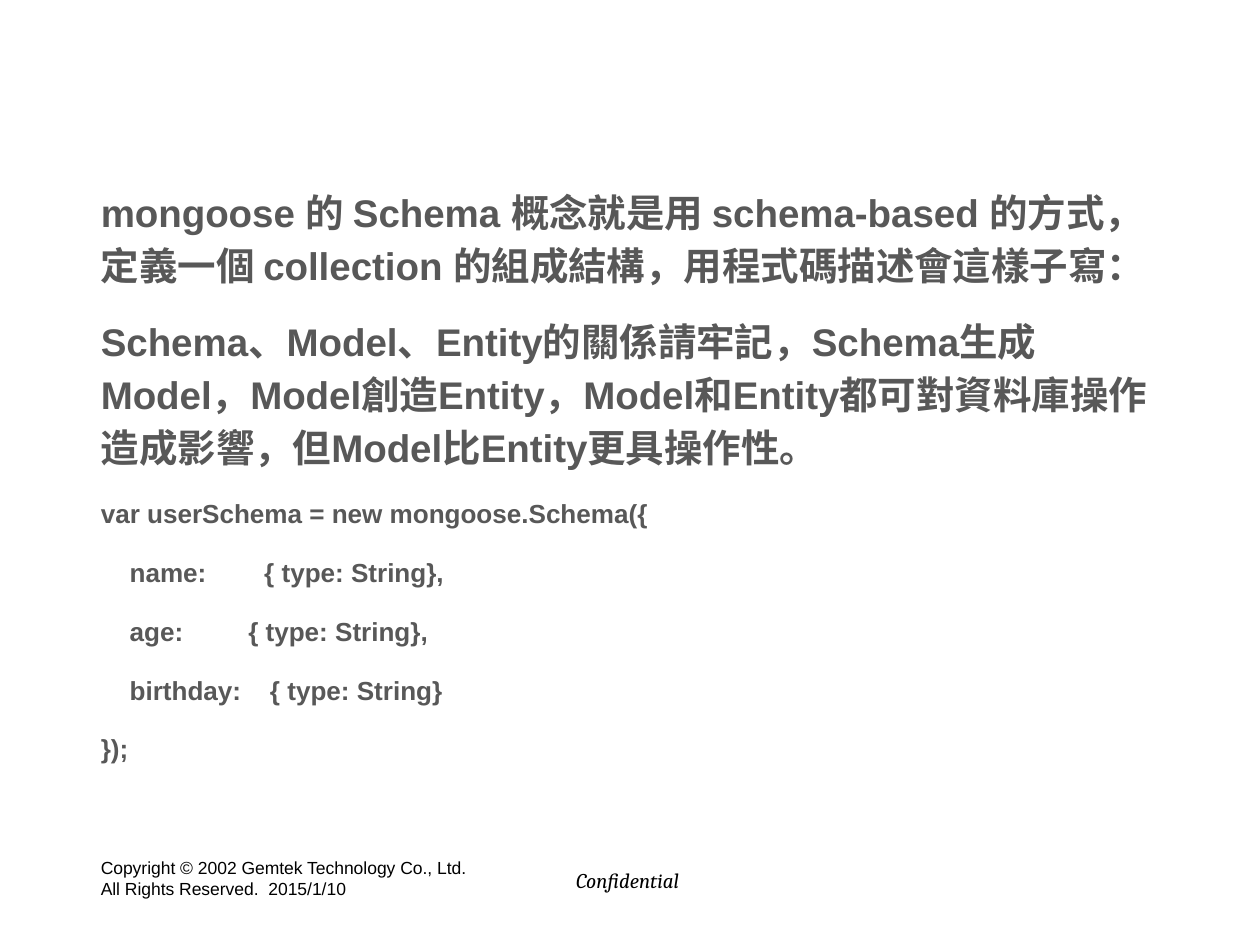
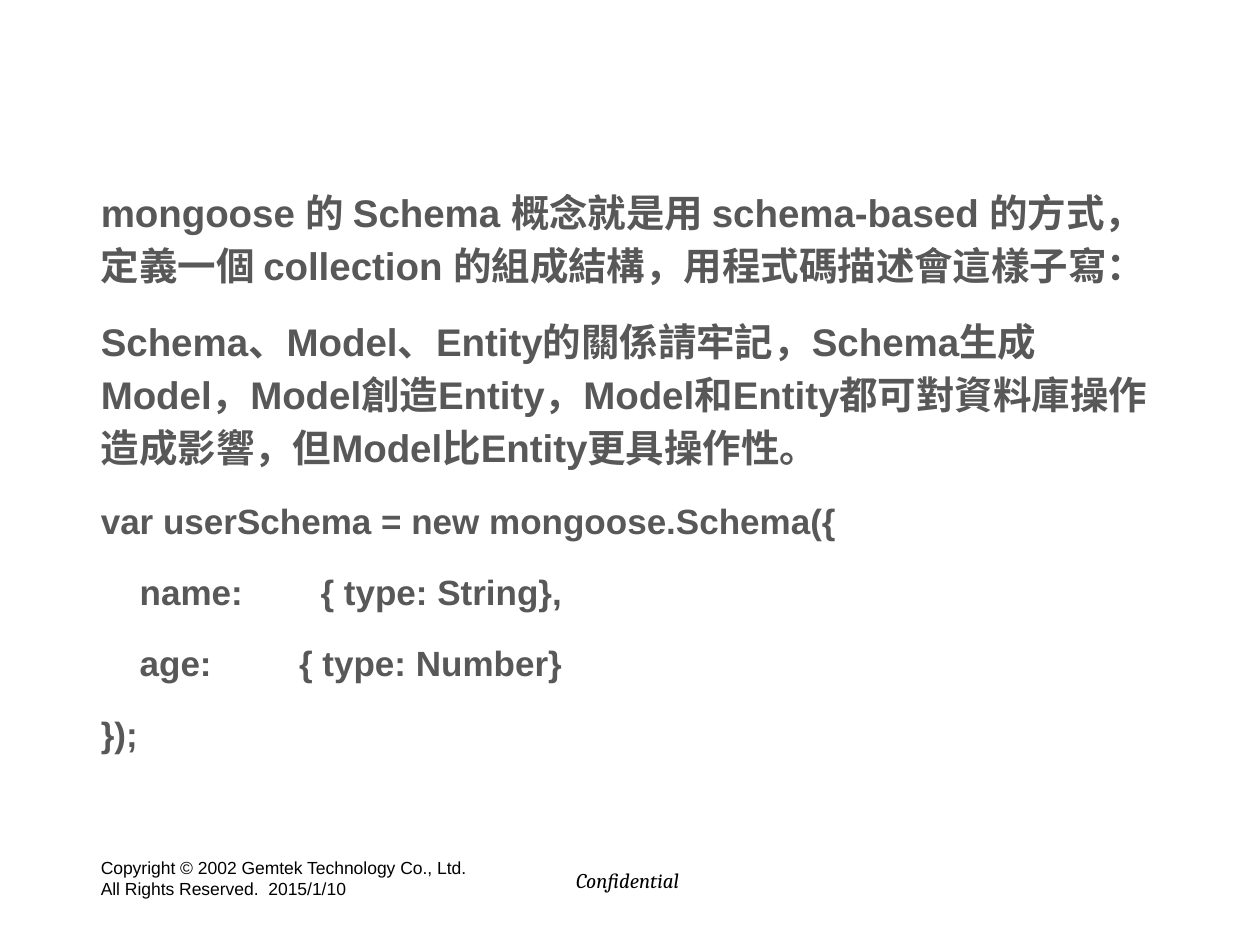
Before and after one commit to hyper570908/demo, a slide deck: slide 36 of doc/GIot_Session2.pptx (slide 41 before the commit). Drawn at 1260x945 pixels with LibreOffice and Linux fonts; fonts in the diff are those of the drawing; background and template pictures are left out. Boxes give left, top, right and bottom in pixels: in the first picture for what was removed or moved away, otherwise in the second. Text is boxed around its words. In the diff, an @@ line names an element or a change of style, - is before the commit and + after.

```diff
--- a/doc/GIot_Session2.pptx
+++ b/doc/GIot_Session2.pptx
@@ text at (101, 508, 835, 612): size 15 to 20 pt in "var userSchema = new mongoose.Schema({", "name: { type: String},", "});" @@
@@ text at (140, 650, 562, 683): text changed; size 15 to 20 pt @@
-age: { type: String},
-birthday: { type: String}
+age: { type: Number}
```
Also in this commit, not shown: 31 other slides changed, 9 slides added, 11 slides removed.
